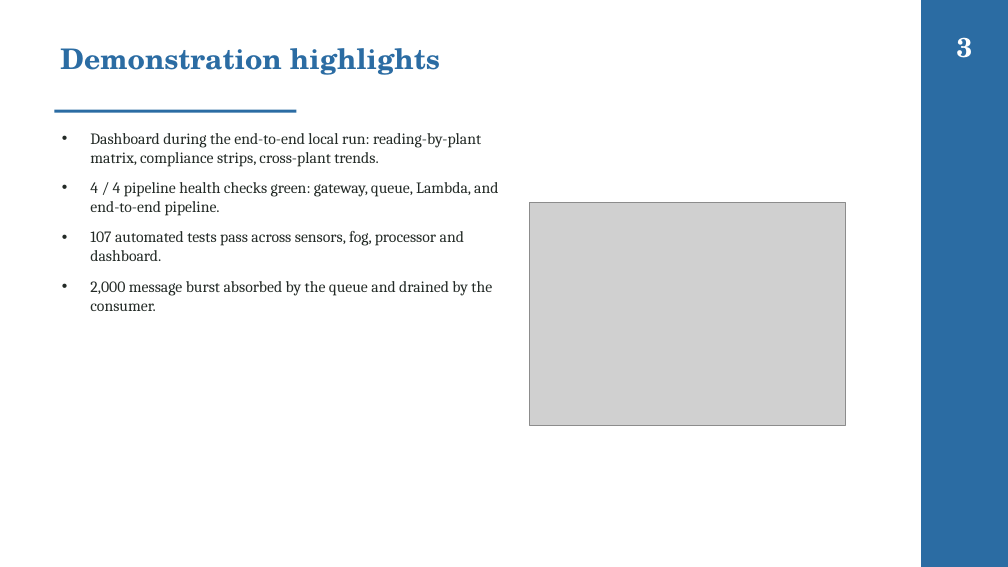
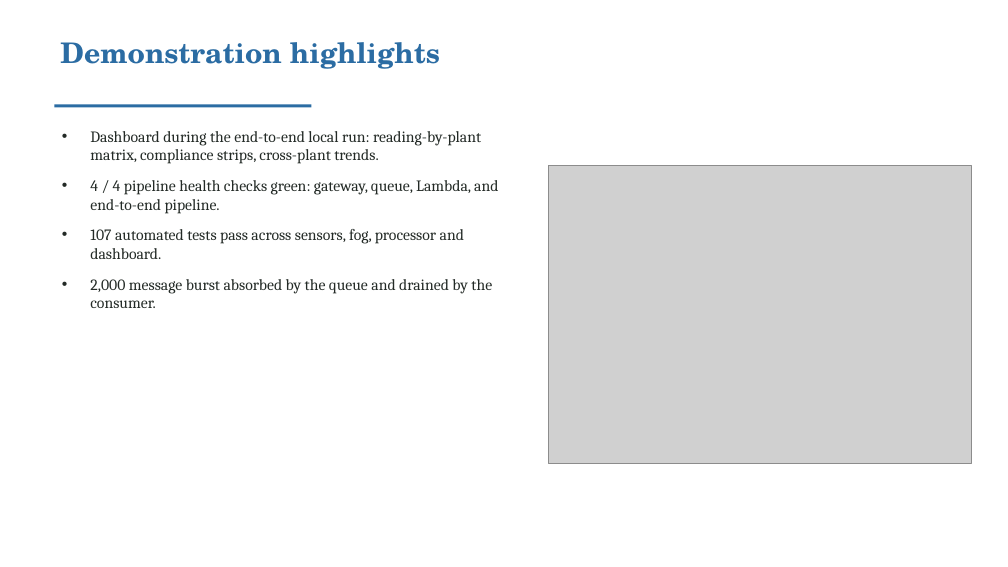
Before and after one commit to valletivarish/FEC_version_2, a slide deck: slide 4 of ppt/water-treatment-utility.pptx. Drawn at 1008x567 pixels with LibreOffice and Linux fonts; fonts in the diff are those of the drawing; grey boxes stand for pictures. Boxes give left, top, right and bottom in pixels: in the first picture for what was removed or moved away, otherwise in the second. Text is boxed around its words. In the diff, an @@ line names an element or a change of style, - is before the commit and + after.

Commit message:
Ensure no two decks share a theme: ΔE colour audit across all archetype+cover groups; move bridge->underline, retail/water->plain, industrial->diagonal (dark now marine-only); recolour smart-city/smart-building/parking/transit/elevator/cold-chain/aquaculture to spread the palette. 0 collisions at ΔE<20

```diff
--- a/ppt/water-treatment-utility.pptx
+++ b/ppt/water-treatment-utility.pptx
@@ rectangle removed at box(921, 0, 1008, 567) @@
@@ title "Demonstration highlights": place and size @@
-title "Demonstration highlights" at box(60, 48, 440, 75)
+title "Demonstration highlights" at box(60, 42, 440, 69)
@@ text removed at box(957, 37, 973, 58) @@
-3
@@ rectangle: place and size @@
-rectangle at box(54, 110, 296, 113)
+rectangle at box(54, 104, 312, 107)
@@ picture: place and size @@
-picture at box(529, 203, 845, 425)
+picture at box(548, 166, 972, 464)
```
Also in this commit, not shown: 4 other slides changed, 24 other files.
